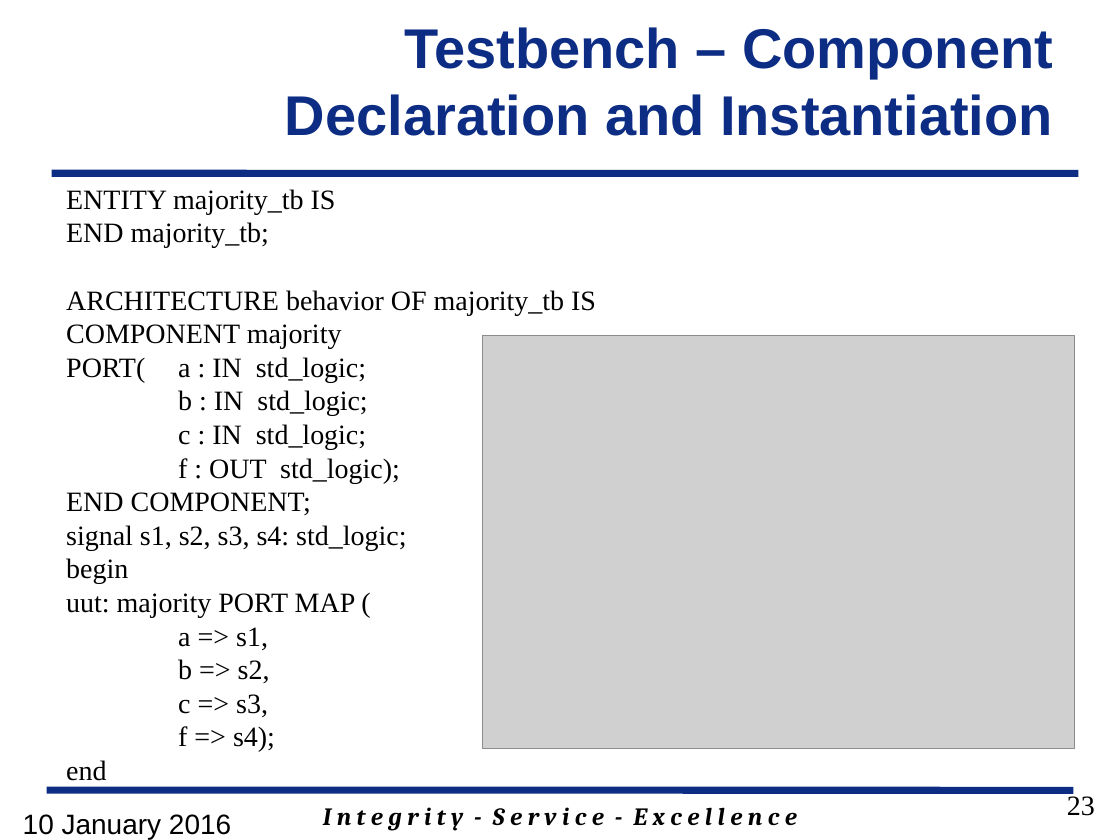
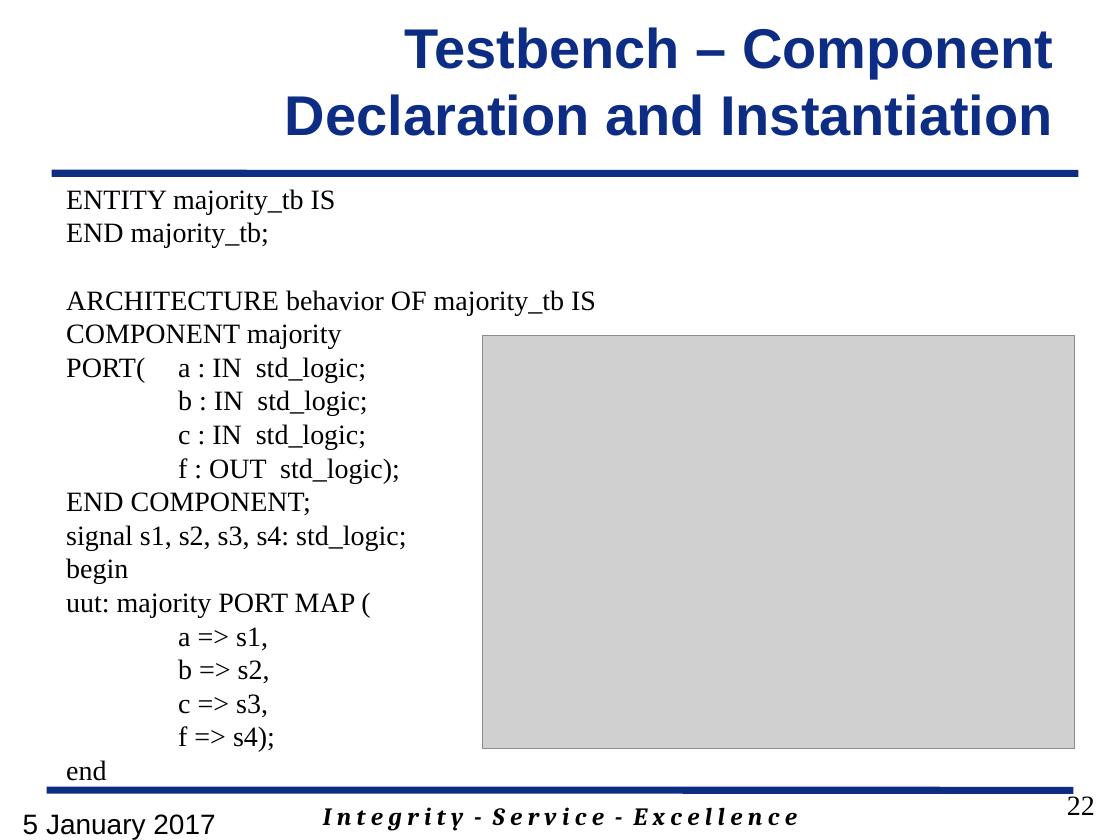
Before and after one commit to jfalkinburg/ECE383_web, a slide deck: slide 22 of lecture/slides/ECE_383_Lec2.pptx (slide 23 before the commit). Drawn at 1120x840 pixels with LibreOffice and Linux fonts; fonts in the diff are those of the drawing; grey boxes stand for pictures; background and template pictures are left out. Boxes give left, top, right and bottom in pixels: in the first picture for what was removed or moved away, otherwise in the second. Text is boxed around its words. In the diff, an @@ line names an element or a change of style, - is before the commit and + after.

```diff
--- a/lecture/slides/ECE_383_Lec2.pptx
+++ b/lecture/slides/ECE_383_Lec2.pptx
@@ page number at (1067, 793, 1095, 815): text changed @@
-23
+22
@@ text at (23, 814, 215, 839): text changed @@
-10 January 2016
+5 January 2017
```
Also in this commit, not shown: 12 other slides changed, 1 slide added, 2 slides removed, 5 other files.
